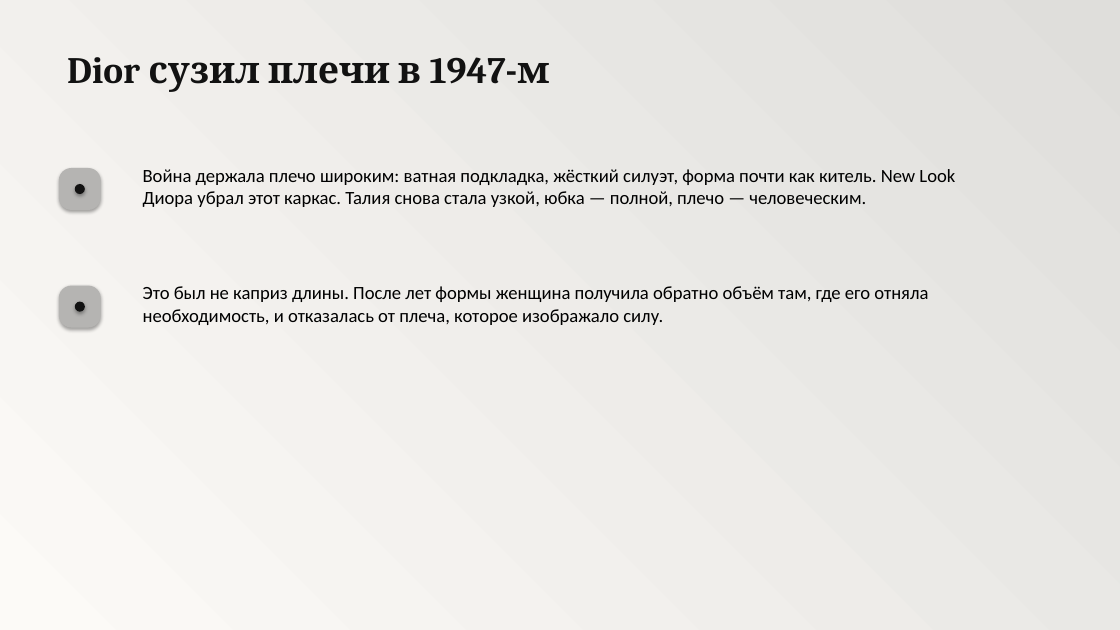
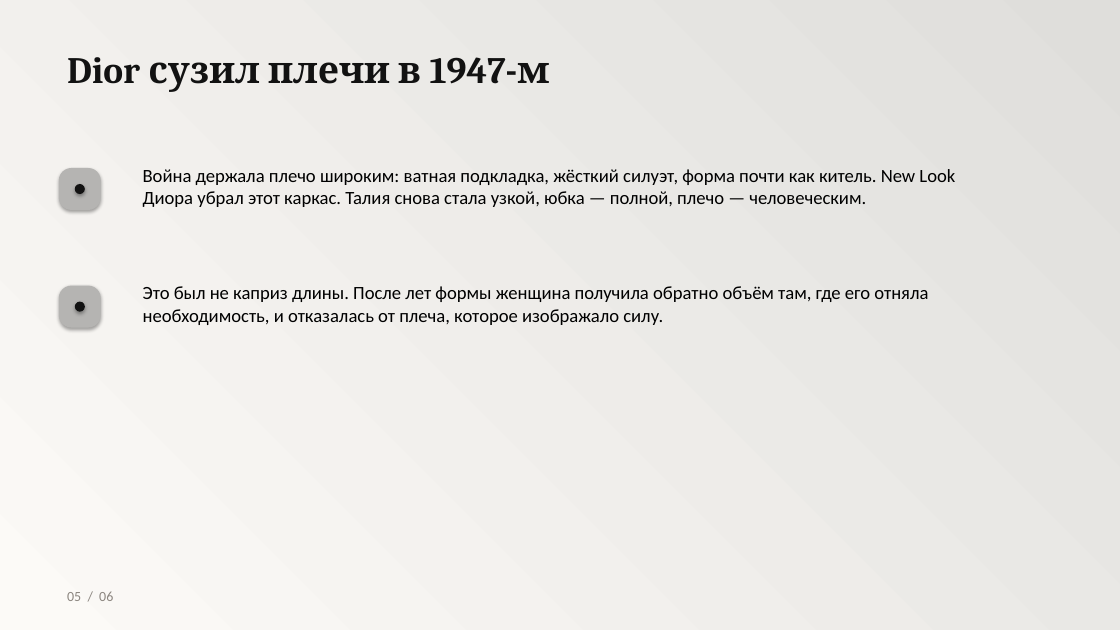
Before and after one commit to Davidsjdhsu/my-telegram23-bot, a slide deck: slide 5 of examples/presentation-example (2).pptx. Drawn at 1120x630 pixels with LibreOffice and Linux fonts; fonts in the diff are those of the drawing. Boxes give left, top, right and bottom in pixels: in the first picture for what was removed or moved away, otherwise in the second. Text is boxed around its words. In the diff, an @@ line names an element or a change of style, - is before the commit and + after.

```diff
--- a/examples/presentation-example (2).pptx
+++ b/examples/presentation-example (2).pptx
@@ text added at <box>67,592,113,601</box>, 12 pt, text #8C8680 @@
+05 / 06
```
Also in this commit, not shown: 1 other slide changed.
